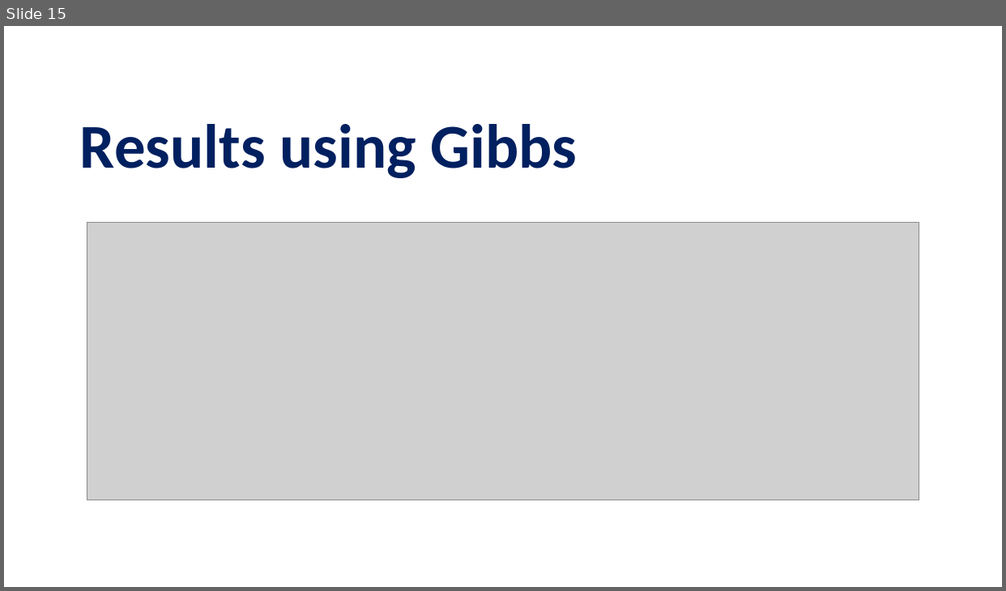
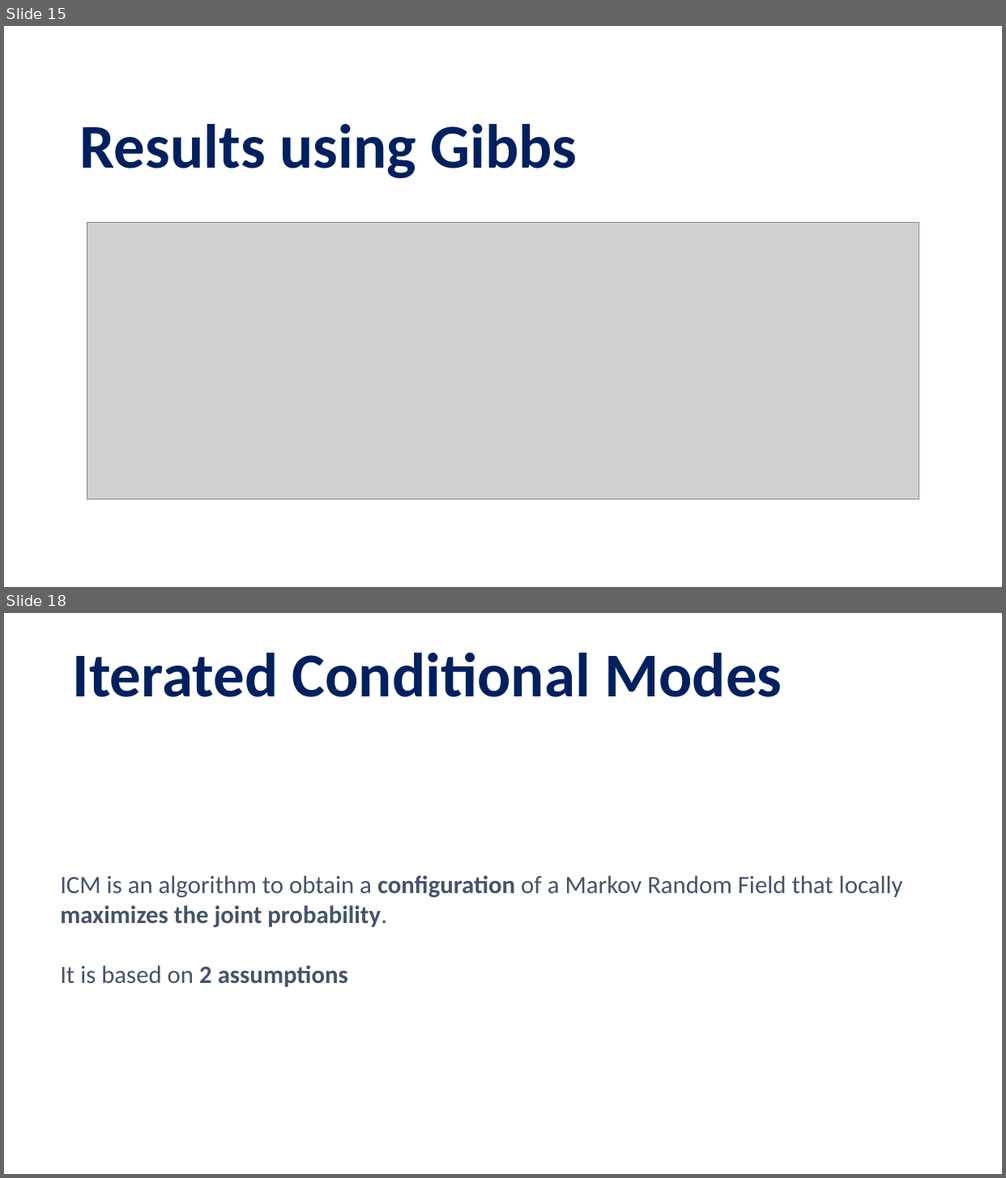
Before and after one commit to pettepiero/Ising-image-denoising, a slide deck: pml.pptm. Shown one above the other, each under a label of ours: slide 15 before the commit, slides 15 and 18 after it; the slides between them are not shown. The pictures are 1006x591 and 1006x1178 pixels, drawn with LibreOffice and Linux fonts; fonts in the diff are those of the drawing; grey boxes stand for pictures. Boxes give left, top, right and bottom in pixels: in the first picture for what was removed or moved away, otherwise in the second. Text is boxed around its words. In the diff, an @@ line names an element or a change of style, - is before the commit and + after.

```diff
--- a/pml.pptm
+++ b/pml.pptm
@@ slide 18 added at (x1=4, y1=613, x2=1002, y2=1174), background #FFFFFF @@
@@ title added at (x1=73, y1=653, x2=782, y2=697), 60 pt, text #002060, bold @@
+Iterated Conditional Modes
@@ text added at (x1=60, y1=875, x2=903, y2=987), 24 pt, text #44546A @@
+ICM is an algorithm to obtain a configuration of a Markov Random Field that locally maximizes the joint probability.
+It is based on 2 assumptions
```
Also in this commit, not shown: 6 slides changed, 11 other slides added, 9 slides removed.
